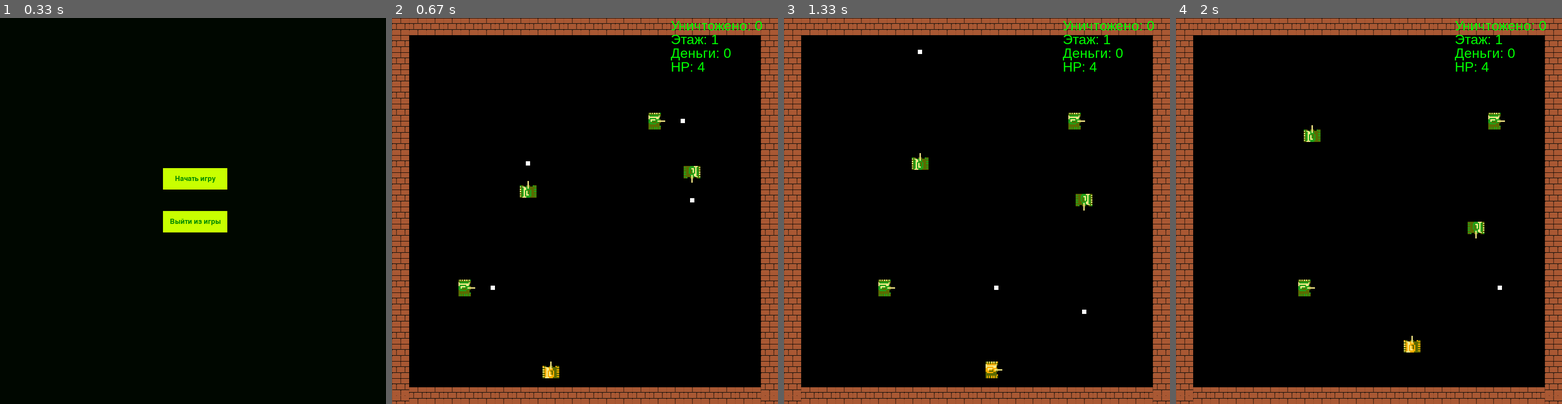
Above: before the commit, frames 1-4 (left to right).
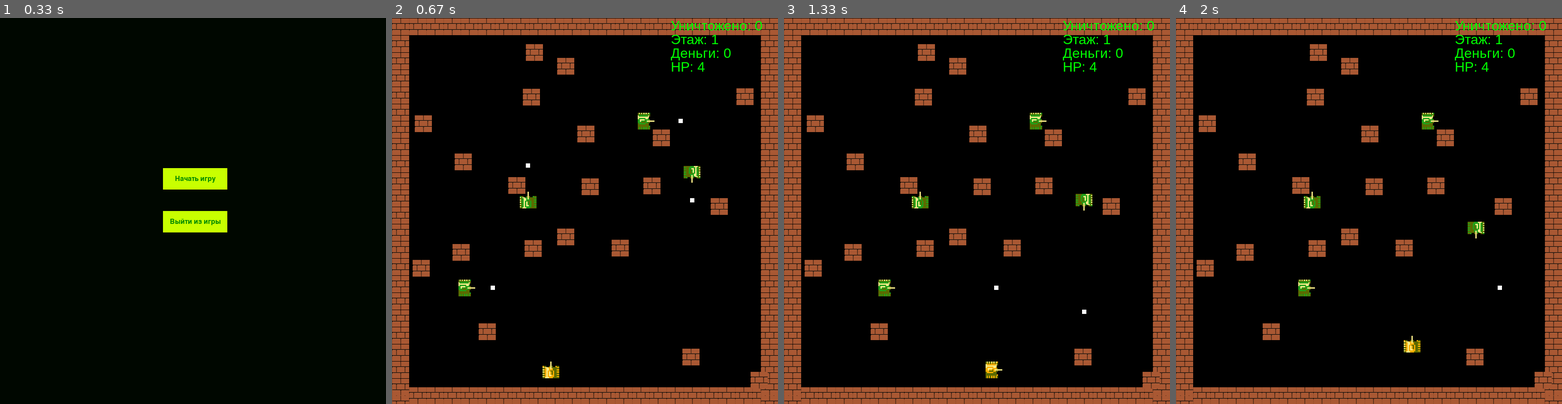
Above: after the commit, the same moments.

Repository: flitme/pygame
Game: pygame game, started from main.py
Two runs of this game, one before a commit and one after it. Both use one fixed random seed, a clock stepped at 60 frames per second and the inputs below.
Inputs:
- Up to frame 1 (0.33 s): no input
- Up to frame 2 (0.67 s): click "Начать игру" at 0.4 s
- Up to frame 3 (1.33 s): hold M 0.67-1.13 s; hold Right 0.67-1.13 s; hold Right from 1.17 s (still down)
- Up to frame 4 (2 s): release Right at 1.63 s; hold Up 1.67-1.97 s

Frame 1 is identical in both runs. In frame 2, 4.3% of the frame differs, in the area x 5-98%, y 6-96%; in frame 3, 4.3%; in frame 4, 4.3%.

Commit message:
патч первого дня

Diff:
--- a/gen_level.py
+++ b/gen_level.py
@@ -104,24 +104,40 @@
         elif exit_door == 'RIGHT' and (DOOR_START <= i <= DOOR_END) and room["exit"]:
             wall_list.append(Exit(860, i, 1, 'sprites/exit.jpg'))
 
+
+
     return wall_list
 
 
 def spawn_room_enemies(room):
     if room['exit'] == False:
+        pygame.mixer.music.load('music/1.mp3')
+        pygame.mixer.music.play(-1)
         return [sEnemy(x, y, random.randint(3, 5)) for x, y in room['enemy_positions']]
     else:
         print(room)
+        pygame.mixer.music.load('music/boss.mp3')
+        pygame.mixer.music.play(-1)
         return [BossEnemy(x, y) for x, y in room['enemy_positions']]
 
 
 
-def enter_room(room_coord, rooms, floor_index):
+def enter_room(room_coord, rooms, floor_index, tank):
     room = rooms[room_coord]
     wall_list = build_room_walls(room)
     print(room)
     enemy_list = [] if room['cleared'] else spawn_room_enemies(room)
+    for i in range(0, 20):
+        i, j = random.randint(40, SCREEN_WIDTH - 40), random.randint(40, SCREEN_HEIGHT - 40)
+        if abs(i - tank.x) < 80 and abs(j - tank.y) < 80:
+            continue
+        for ex, ey in room['enemy_positions']:
+            if abs(i - ex) < 80 and abs(j - ey) < 80:
+                continue
+            else:
+                 wall_list.append(Wall(i, j, 10, 'sprites/wall.png'))
     return wall_list, enemy_list
+
 
 
 def move_tank_after_transition(tank, direction):
--- a/main.py
+++ b/main.py
@@ -81,11 +81,12 @@
     count = 0
     floor_index = 1
     rooms, current_room = generate_floor(floor_index)
-    wall_list, enemy_list = enter_room(current_room, rooms, floor_index)
+    wall_list, enemy_list = enter_room(current_room, rooms, floor_index, tank)
     direction_list = ['UP', 'DOWN', 'LEFT', 'RIGHT']
     font = pygame.font.SysFont('Arial', 32)
     bc = 0
     enter_dir = False
+    pygame.mixer.init()
     while True:
         clock.tick(SPEED)
 
@@ -106,6 +107,11 @@
             tank.move('LEFT', wall_list, enemy_list)
         elif keys[pygame.K_RIGHT]:
             tank.move('RIGHT', wall_list, enemy_list)
+        if keys[pygame.K_m]:
+            pygame.mixer.music.pause()
+        if keys[pygame.K_n]:
+            pygame.mixer.music.unpause()
+
 
         if keys[pygame.K_SPACE] or joystick_shoot_pressed(joystick):  # стрельба с клавиатуры или геймпада:
             if time.monotonic() - start_time >= 1:
@@ -117,73 +123,24 @@
             current_room_data['cleared'] = True
             wall_list = build_room_walls(current_room_data)
 
-        # if current_room_data['cleared']:
-        #     if tank.x < 0 and 'LEFT' in current_room_data['doors']:
-        #         next_room = (current_room[0] - 1, current_room[1])
-        #         if next_room in rooms:
-        #             current_room, tank, wall_list, enemy_list, bullet_list, bullet_list_mob, bounty_list = enter(
-        #                 next_room, current_room, tank, wall_list, enemy_list, rooms,
-        #                 floor_index, bullet_list, bullet_list_mob, bounty_list, 'LEFT')
-        #         elif current_room_data['exit']:
-        #             floor_index, rooms, current_room, tank, bullet_list, bullet_list_mob, bounty_list, wall_list, enemy_list =next_floor(
-        #                 floor_index, rooms, current_room, tank, bullet_list,
-        #                 bullet_list_mob, bounty_list, wall_list, enemy_list)
-        #     elif tank.x > SCREEN_WIDTH - 40 and 'RIGHT' in current_room_data['doors']:
-        #         next_room = (current_room[0] + 1, current_room[1])
-        #         if next_room in rooms:
-        #             current_room, tank, wall_list, enemy_list, bullet_list, bullet_list_mob, bounty_list = enter(
-        #                 next_room, current_room, tank, wall_list, enemy_list, rooms,
-        #                 floor_index, bullet_list, bullet_list_mob, bounty_list, 'RIGHT')
-        #         elif current_room_data['exit']:
-        #             floor_index, rooms, current_room, tank, bullet_list, bullet_list_mob, bounty_list, wall_list, enemy_list =next_floor(
-        #                 floor_index, rooms, current_room, tank, bullet_list,
-        #                 bullet_list_mob, bounty_list, wall_list, enemy_list)
-        #     elif tank.y < 0 and 'UP' in current_room_data['doors']:
-        #         next_room = (current_room[0], current_room[1] - 1)
-        #         if next_room in rooms:
-        #             current_room, tank, wall_list, enemy_list, bullet_list, bullet_list_mob, bounty_list =enter(
-        #                 next_room, current_room, tank, wall_list, enemy_list, rooms,
-        #                 floor_index, bullet_list, bullet_list_mob, bounty_list, 'UP')
-        #         elif current_room_data['exit']:
-        #             floor_index, rooms, current_room, tank, bullet_list, bullet_list_mob, bounty_list, wall_list, enemy_list =next_floor(
-        #                 floor_index, rooms, current_room, tank, bullet_list,
-        #                 bullet_list_mob, bounty_list, wall_list, enemy_list)
-        #     elif tank.y > SCREEN_HEIGHT - 40 and 'DOWN' in current_room_data['doors']:
-        #         next_room = (current_room[0], current_room[1] + 1)
-        #         if next_room in rooms:
-        #             current_room, tank, wall_list, enemy_list, bullet_list, bullet_list_mob, bounty_list = enter(
-        #                 next_room, current_room, tank, wall_list, enemy_list, rooms,
-        #                 floor_index, bullet_list, bullet_list_mob, bounty_list, 'DOWN')
-        #         elif current_room_data['exit']:
-        #             floor_index, rooms, current_room, tank, bullet_list, bullet_list_mob, bounty_list, wall_list, enemy_list =next_floor(
-        #                 floor_index, rooms, current_room, tank, bullet_list,
-        #                 bullet_list_mob, bounty_list, wall_list, enemy_list)
-
         if current_room_data['cleared']:
-            print('cleared')
-            print(tank.x, tank.y, current_room_data['doors'])
             if tank.x < 0 and 'LEFT' in current_room_data['doors']:
                 next_room = (current_room[0] - 1, current_room[1])
                 dir_door = 'LEFT'
                 enter_dir = True
-                print('left')
             elif tank.x > SCREEN_WIDTH - 40 and 'RIGHT' in current_room_data['doors']:
                 next_room = (current_room[0] + 1, current_room[1])
                 dir_door = 'RIGHT'
                 enter_dir = True
-                print('right')
             elif tank.y < 0 and 'UP' in current_room_data['doors']:
                 next_room = (current_room[0], current_room[1] - 1)
                 dir_door = 'UP'
                 enter_dir = True
-                print('up')
             elif tank.y > SCREEN_HEIGHT - 40 and 'DOWN' in current_room_data['doors']:
                 next_room = (current_room[0], current_room[1] + 1)
                 dir_door = 'DOWN'
                 enter_dir = True
-                print('down')
             if enter_dir:
-                print(enter_dir)
                 if next_room in rooms:
                     current_room, tank, wall_list, enemy_list, bullet_list, bullet_list_mob, bounty_list = enter(
                         next_room, current_room, tank, wall_list, enemy_list, rooms,
--- a/support_function.py
+++ b/support_function.py
@@ -18,13 +18,13 @@
     bullet_list = []
     bullet_list_mob = []
     bounty_list = []
-    wall_list, enemy_list = enter_room(current_room, rooms, floor_index)
+    wall_list, enemy_list = enter_room(current_room, rooms, floor_index, tank)
     return floor_index, rooms, current_room, tank, bullet_list, bullet_list_mob, bounty_list, wall_list, enemy_list
 
 def enter(next_room, current_room, tank, wall_list, enemy_list, rooms, floor_index, bullet_list, bullet_list_mob, bounty_list, direction):
     current_room = next_room
     move_tank_after_transition(tank, direction)
-    wall_list, enemy_list = enter_room(current_room, rooms, floor_index)
+    wall_list, enemy_list = enter_room(current_room, rooms, floor_index, tank)
     bullet_list = []
     bullet_list_mob = []
     bounty_list = []
Not shown, added: music/1.mp3
Not shown, added: music/boss.mp3
